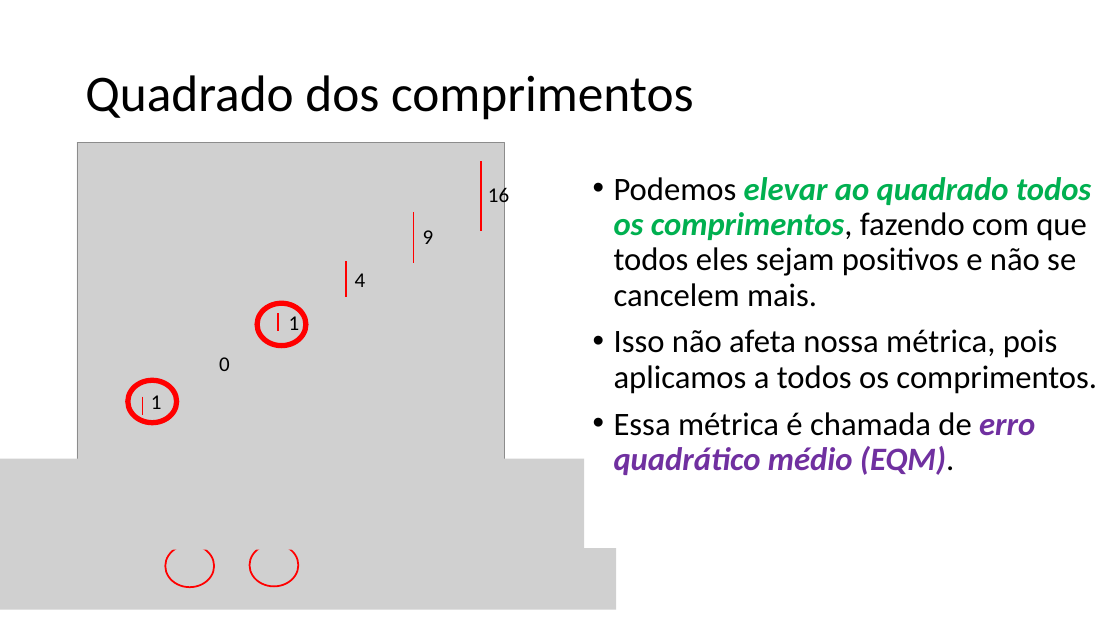
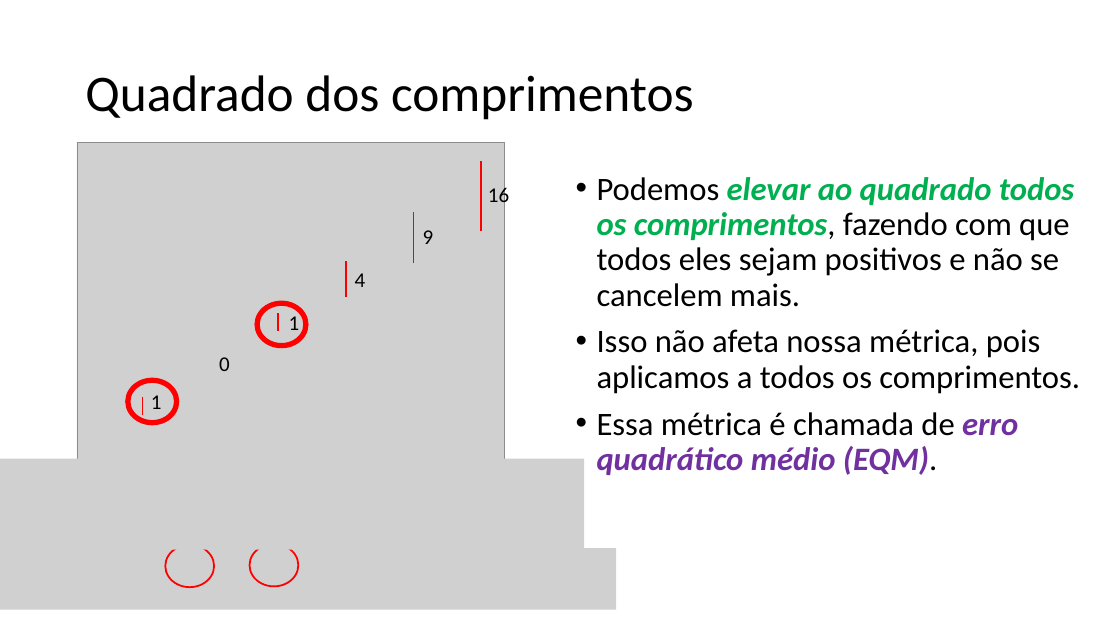
Before and after one commit to zz4fap/tp557-iot-ml, a slide deck: slide 11 of slides/TP557_5_Medindo_a_precisão_de_um_modelo_de_ML.pptx (slide 10 before the commit). Drawn at 1120x630 pixels with LibreOffice and Linux fonts; fonts in the diff are those of the drawing; grey boxes stand for pictures. Boxes give left, top, right and bottom in pixels: in the first picture for what was removed or moved away, otherwise in the second. Text is boxed around its words. In the diff, an @@ line names an element or a change of style, - is before the commit and + after.

```diff
--- a/slides/TP557_5_Medindo_a_precisão_de_um_modelo_de_ML.pptx
+++ b/slides/TP557_5_Medindo_a_precisão_de_um_modelo_de_ML.pptx
@@ text "Podemos elevar ao quadrado todos ...": place and size @@
-text "Podemos elevar ao quadrado todos ..." at [614, 177, 1097, 475]
+text "Podemos elevar ao quadrado todos ..." at [597, 177, 1080, 475]
```
Also in this commit, not shown: 7 other slides changed, 1 slide added, 1 other file.
